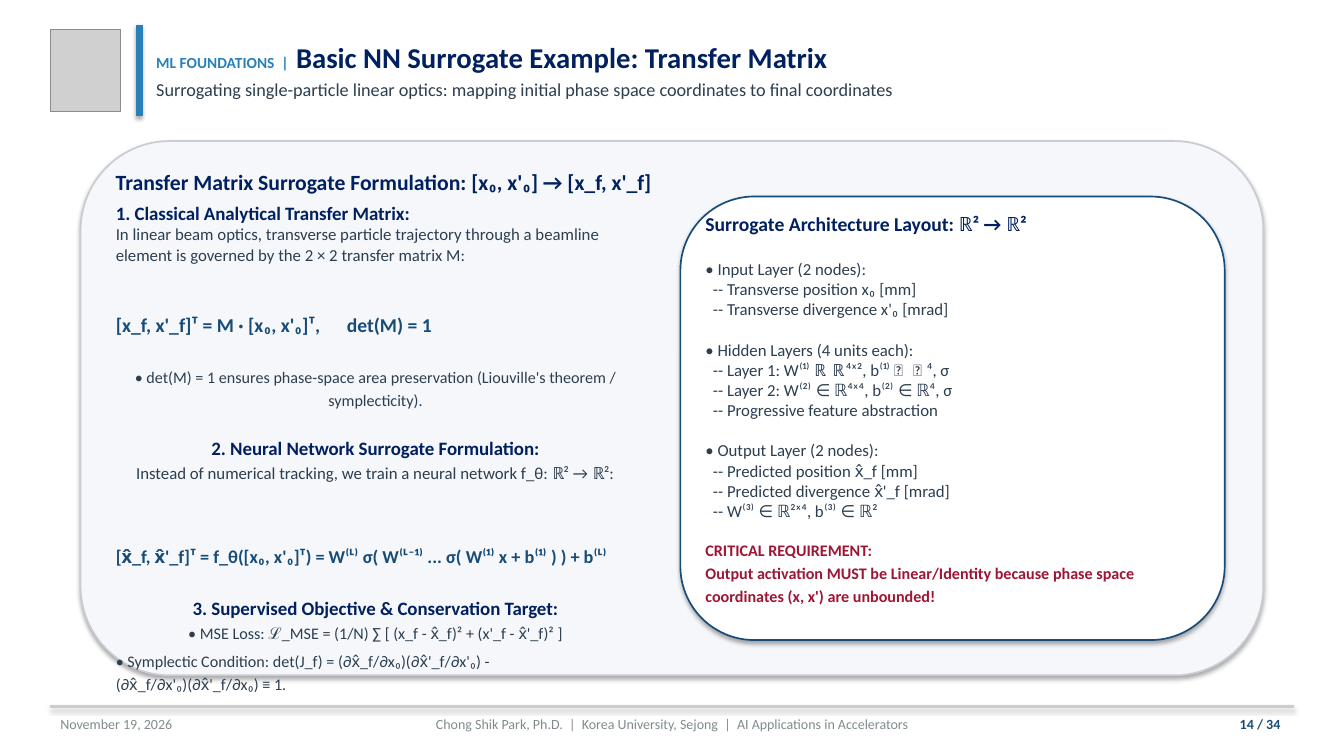
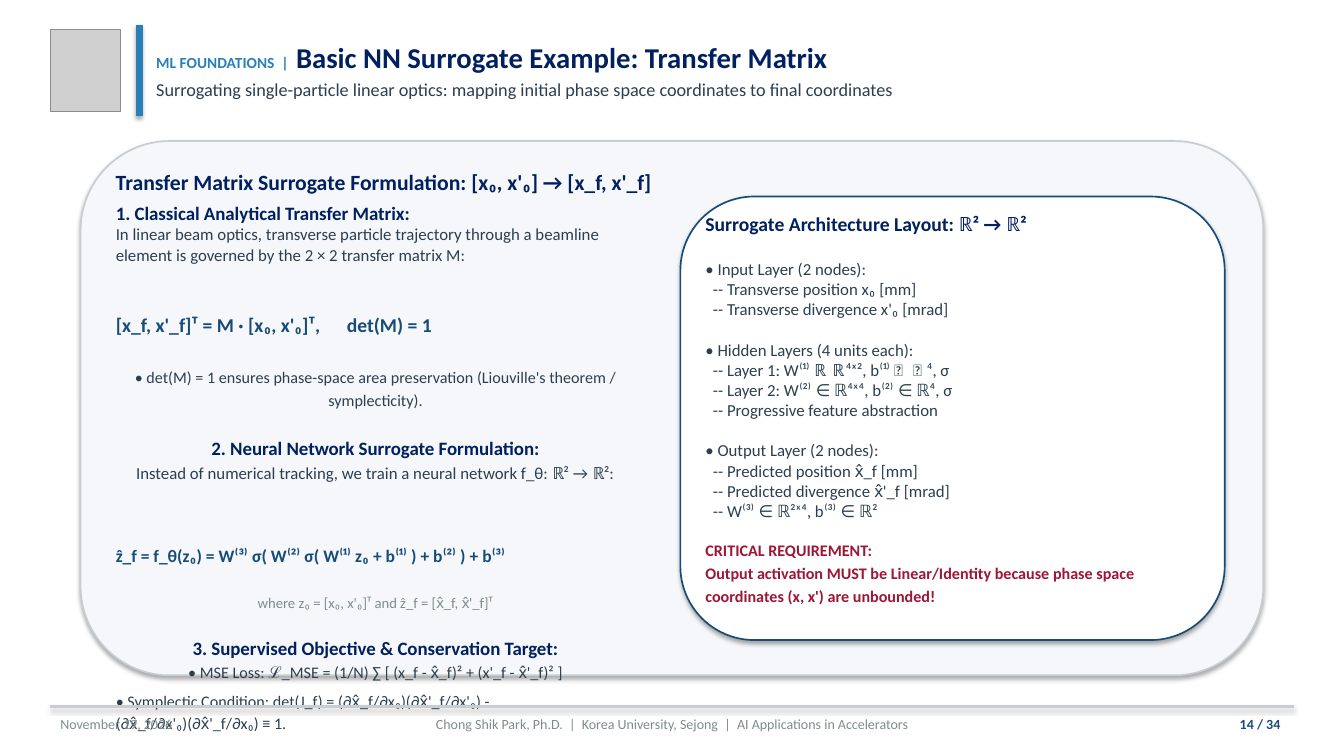
Before and after one commit to cspark7701/ai4acc-mini-hackathon, a slide deck: slide 14 of presentations/Lecture_1_AI_ML_Foundations_and_Control_Slides.pptx. Drawn at 1344x756 pixels with LibreOffice and Linux fonts; fonts in the diff are those of the drawing; grey boxes stand for pictures. Boxes give left, top, right and bottom in pixels: in the first picture for what was removed or moved away, otherwise in the second. Text is boxed around its words. In the diff, an @@ line names an element or a change of style, - is before the commit and + after.

Commit message:
Align vertical column heights on slides 17, 23, 26 and fix text overlap on slide 14
Resolve horizontal equation overflow on Slide 14 by adopting compact vector surrogate formulation f_theta(z_0), repositioning TikZ network diagram node labels to eliminate layer overlap, and enlarging the network layout. Align vertical column heights and baseline boundaries on Slides 17, 23, and 26 by calibrating font sizes, inter-bullet line skips, and table row heights so left narrative columns and right hyperparameter taxonomy tables start and end at matching vertical coordinates with under 10 px difference. Mirror all layout and equation updates in the PPTX generator script and recompile both PDF and PPTX decks. Validate with headless image pixel diagnostic script and pytest suite (23 passed).

Files:
 M  presentations/Lecture_1_AI_ML_Foundations_and_Control_Slides.pdf
 M  presentations/Lecture_1_AI_ML_Foundations_and_Control_Slides.pptx
 M  presentations/Lecture_1_AI_ML_Foundations_and_Control_Slides.tex
 M  scripts/build_lecture_1_pptx.py

```diff
--- a/presentations/Lecture_1_AI_ML_Foundations_and_Control_Slides.pptx
+++ b/presentations/Lecture_1_AI_ML_Foundations_and_Control_Slides.pptx
@@ text at bbox=[116, 548, 505, 610]: text changed; size 13 to 12.5 pt @@
-[x̂_f, x̂'_f]ᵀ = f_θ([x₀, x'₀]ᵀ) = W⁽ᴸ⁾ σ( W⁽ᴸ⁻¹⁾ ... σ( W⁽¹⁾ x + b⁽¹⁾ ) ) + b⁽ᴸ⁾
+ẑ_f = f_θ(z₀) = W⁽³⁾ σ( W⁽²⁾ σ( W⁽¹⁾ z₀ + b⁽¹⁾ ) + b⁽²⁾ ) + b⁽³⁾
+where z₀ = [x₀, x'₀]ᵀ and ẑ_f = [x̂_f, x̂'_f]ᵀ
```
Also in this commit, not shown: 3 other slides changed, 3 other files.
